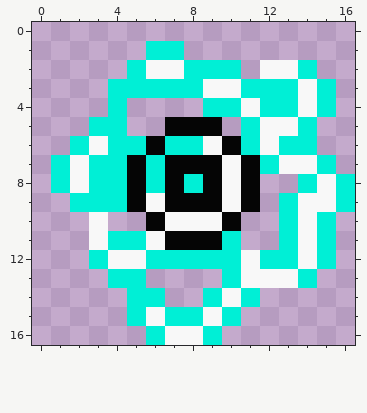
One commit to this pixel-art sprite: sprites/images/sprJumpSpikeB_0.png. Above is the file before it was changed.
The file is 17x17 pixels.
New version:
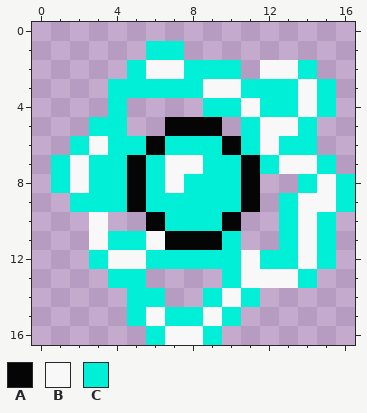
Palette (. is transparent): A #050505  B #f8f8f8  C #00efd6
Edits made:
y 6: x 9 B -> C
y 7: x 7..10 AAAB -> BBCC
y 8: x 7 A -> B; x 9..10 AB -> CC
y 9: x 6..10 BAAAB -> CCCCC
y 10: x 7..9 BBB -> CCC
Changed places in both pictures, as pixel boxes (x1, y1, x2, y2):
changed: (146, 136, 241, 231)
